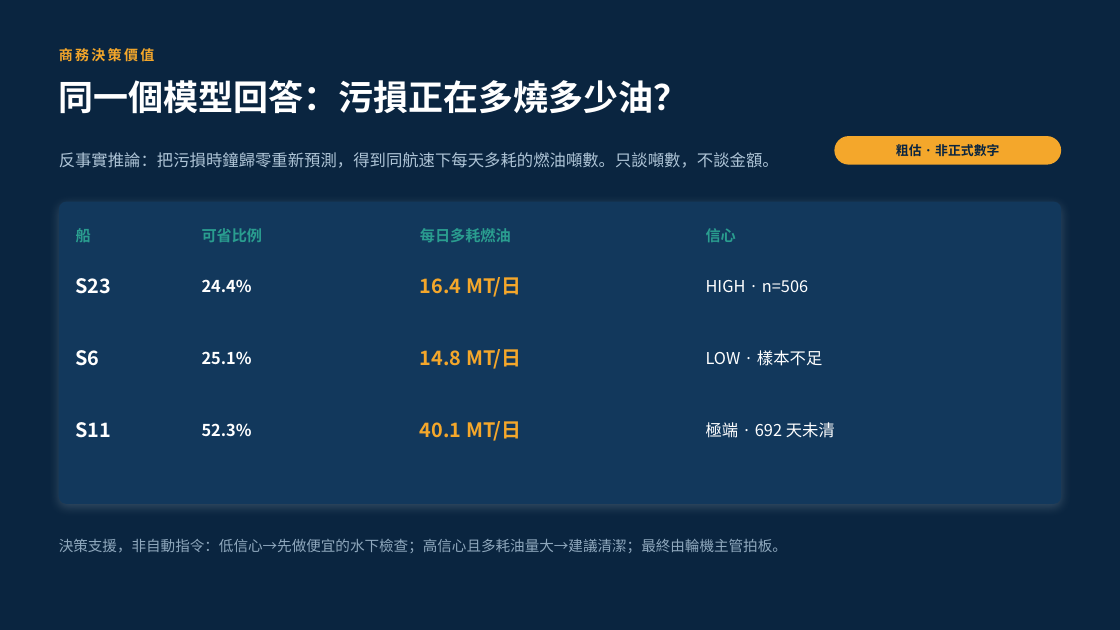
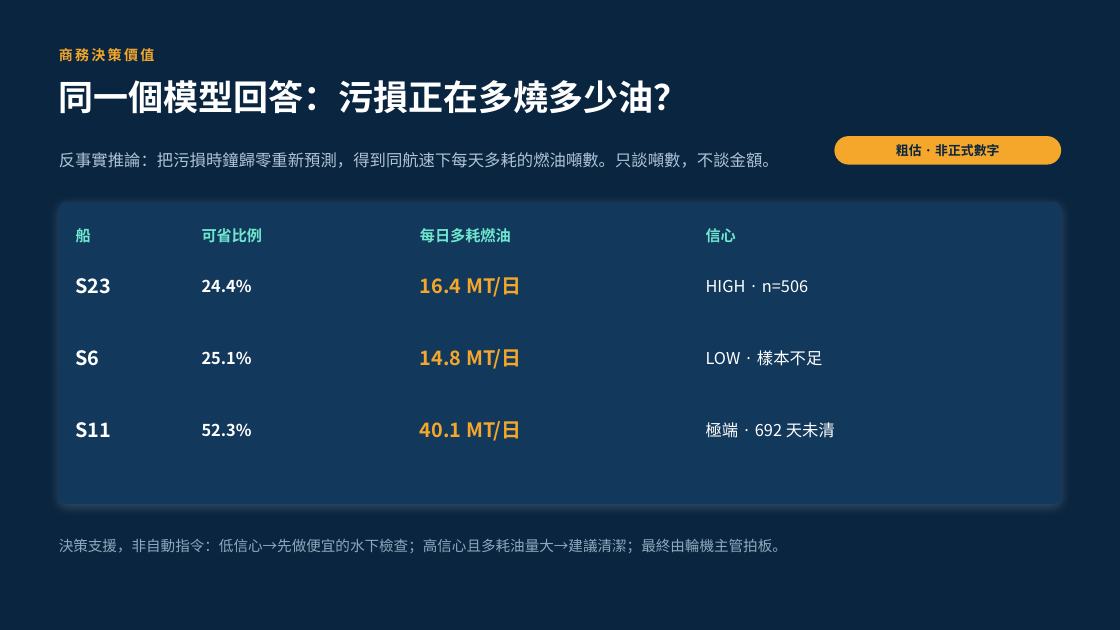
Before and after one commit to wsx5031060310guy/fleetmind-yang-ming-hackathon, a slide deck: slide 8 of apps/api/src/main/resources/static/proposal/fleetmind-proposal-deck.pptx. Drawn at 1120x630 pixels with LibreOffice and Linux fonts; fonts in the diff are those of the drawing; background and template pictures are left out. Boxes give left, top, right and bottom in pixels: in the first picture for what was removed or moved away, otherwise in the second. Text is boxed around its words. In the diff, an @@ line names an element or a change of style, - is before the commit and + after.

```diff
--- a/apps/api/src/main/resources/static/proposal/fleetmind-proposal-deck.pptx
+++ b/apps/api/src/main/resources/static/proposal/fleetmind-proposal-deck.pptx
@@ rectangle added at <box>0,0,1120,630</box>, fill #0A2540 at 78% opacity @@
@@ text colour #2A9D8F to #6FE7CF in 4 elements at <box>76,226,91,246</box>, <box>202,228,263,243</box>, <box>420,228,511,243</box>, <box>706,228,736,243</box> @@
```
Also in this commit, not shown: 2 other slides changed, 12 other files.
